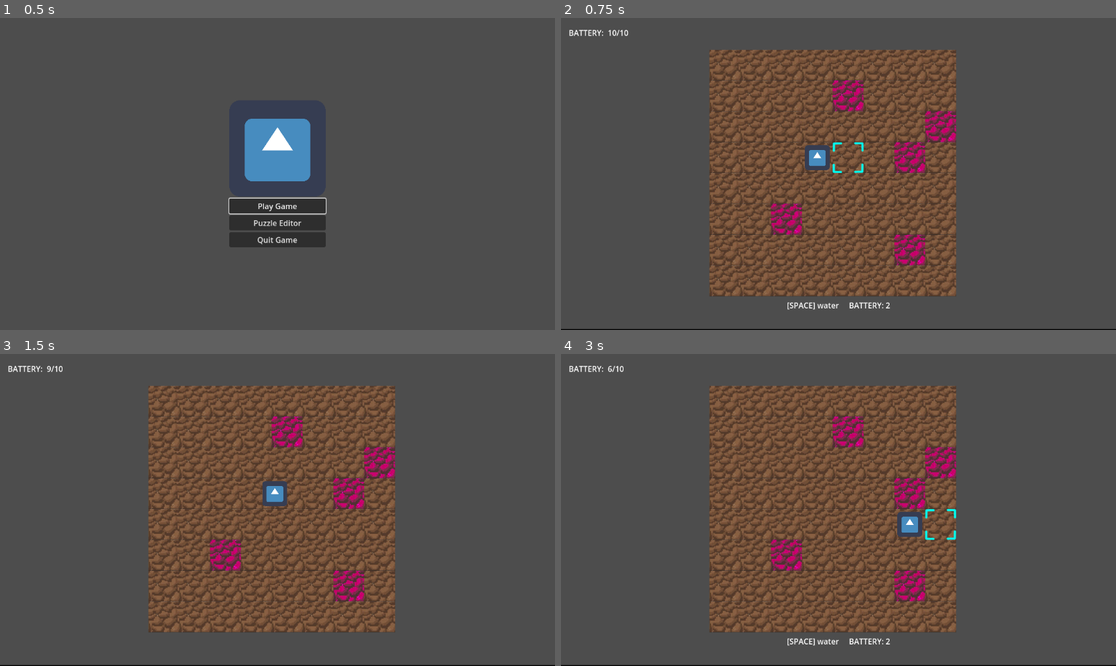
Above: before the commit, frames 1-4 (two rows, left to right).
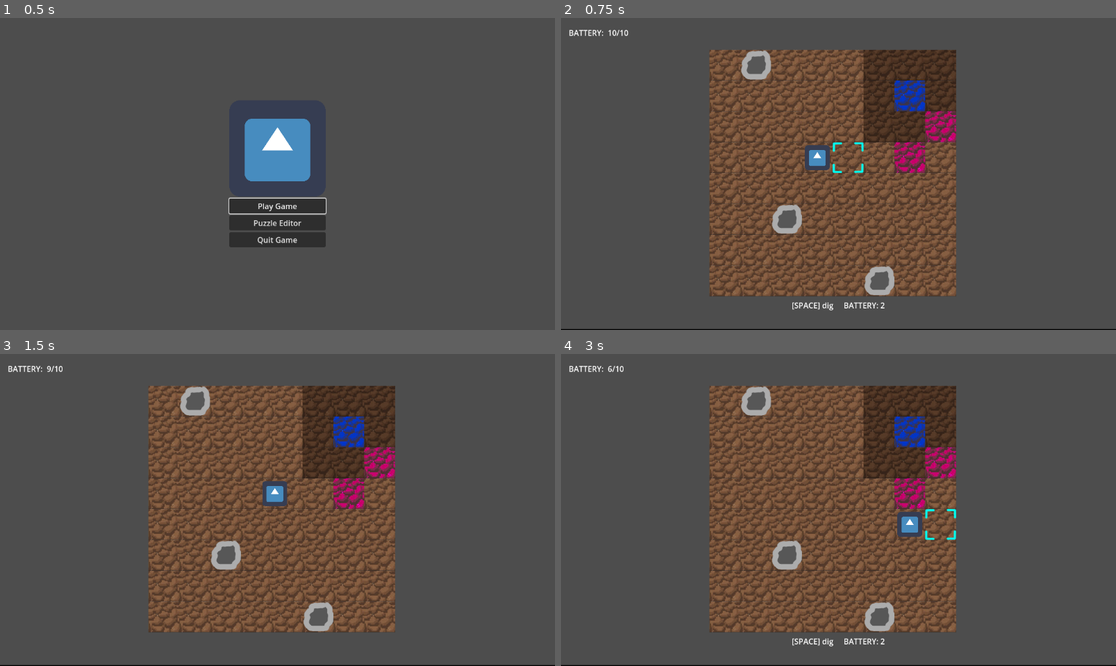
Above: after the commit, the same moments.

Repository: bardunbar/galway-game-jam-23
Game: Godot game, scene res://screens/main_menu/main_menu_scene.tscn
The game is run twice, just before and just after one commit, with the same random seed, the same clock (stepped at 60 frames per second) and the same inputs. The engine's default icon, where the game draws it, is replaced by a stand-in: a white triangle on a blue panel in a dark square.
Inputs:
- Up to frame 1 (0.5 s): no input
- Up to frame 2 (0.75 s): click "Play Game" at 0.5 s
- Up to frame 3 (1.5 s): tap Enter at 1.25 s; hold Right (move_right) from 1.28 s (still down); tap Space (Action_1) at 1.35 s
- Up to frame 4 (3 s): release Right (move_right) at 2.03 s; hold Down (move_down) 2.03-2.78 s; tap Ctrl (Action_2) at 2.1 s; hold Right (move_right) from 2.78 s (still down); tap Space (Action_1) at 2.85 s

Frame 1 is identical in both runs. In frame 2, 6.7% of the frame differs, in the area x 32-72%, y 10-94%; in frame 3, 6.4%; in frame 4, 6.7%.

Commit message:
Adds spreading ooze, rocks and dig mechanic.

Diff:
--- a/project/screens/game/game_script.gd
+++ b/project/screens/game/game_script.gd
@@ -24,7 +24,9 @@
 	player.initialize(self)
 	hud.update_action_points(action_points, action_points)
 	hud.on_mid_blink.connect(_on_mid_blink)
-	grid.make_random_toxic_tiles(5)
+	grid.make_random_tiles(3, TileGlobals.TILE_TYPE.TOXIC)
+	grid.make_random_tiles(1, TileGlobals.TILE_TYPE.WATER)
+	grid.make_random_tiles(3, TileGlobals.TILE_TYPE.ROCK)
 	return
 
 func _on_action_points_changed(new_action_points: int):
--- a/project/screens/game/globals/tile_globals.gd
+++ b/project/screens/game/globals/tile_globals.gd
@@ -8,12 +8,16 @@
 	IRRIGATED,
 	TOXIC,
 	CLEAN,
+	ROCK,
+	HOLE,
 }
 
 enum TILE_ACTION {
 	PLANT,
 	CLEAN,
 	WATER,
+	DIG,
+	TOXIC,
 }
 
 class TileActionInformation:
@@ -28,4 +32,5 @@
 	TILE_ACTION.CLEAN: TileActionInformation.new("clean", 2),
 	TILE_ACTION.WATER: TileActionInformation.new("water", 2),
 	TILE_ACTION.PLANT: TileActionInformation.new("plant", 2),
+	TILE_ACTION.DIG: TileActionInformation.new("dig", 2),
 }
--- a/project/screens/game/grid/grid.gd
+++ b/project/screens/game/grid/grid.gd
@@ -11,13 +11,18 @@
 var game: GameScript
 var current_tiles: Array[Array]
 
-func make_random_toxic_tiles(num_tiles: int):
+func make_random_tiles(num_tiles: int, tile_action: TileGlobals.TILE_TYPE):
 	for i in range(num_tiles):
 		var random_x = randi_range(0, grid_width - 1)
 		var random_y = randi_range(0, grid_height - 1)
 
 		var tile: Tile = get_tile(random_x, random_y)
-		tile.do_toxic_action()
+		if tile_action == TileGlobals.TILE_TYPE.TOXIC:
+			tile.do_toxic_action()
+		elif tile_action == TileGlobals.TILE_TYPE.WATER:
+			tile._do_water_action()
+		elif tile_action == TileGlobals.TILE_TYPE.ROCK:
+			tile.do_rock_action()
 
 func blink() -> void:
 	for row in current_tiles:
@@ -26,13 +31,21 @@
 			tile.blink()
 
 func get_num_trees() -> int:
-	var num_trees: int = 0
+	return get_tiles_of_type(TileGlobals.TILE_TYPE.TREE).size()
+
+func get_num_toxic() -> int:
+	return get_tiles_of_type(TileGlobals.TILE_TYPE.TOXIC).size()
+
+func get_tiles_of_type(tile_type: TileGlobals.TILE_TYPE):
+	var tiles: Array[Tile]
 	for row in current_tiles:
 		for object in row:
 			var tile: Tile = object as Tile
-			if tile.current_state == TileGlobals.TILE_TYPE.TREE:
-				num_trees += 1
-	return num_trees
+			if tile.current_state == tile_type:
+				tiles.append(tile)
+
+	return tiles
+
 
 func get_tile(x: int, y: int) -> Tile:
 	if !is_valid_tile_loc(x, y):
@@ -55,7 +68,7 @@
 		return false
 
 	var tile: Tile = get_tile(x, y)
-	if tile.current_state == TileGlobals.TILE_TYPE.TREE:
+	if tile.current_state == TileGlobals.TILE_TYPE.TREE || tile.current_state == TileGlobals.TILE_TYPE.ROCK:
 		return false
 
 	return true
--- a/project/screens/game/grid/tile.gd
+++ b/project/screens/game/grid/tile.gd
@@ -10,6 +10,8 @@
 @export var watered_ground_texture: Texture
 @export var seed_texture: Texture
 @export var tree_texture: Texture
+@export var hole_texture: Texture
+@export var rock_texture: Texture
 @export var highlight_texture: Texture
 
 var grid: Grid
@@ -18,12 +20,36 @@
 var pending_actions: Array[TileGlobals.TILE_ACTION]
 
 func blink() -> void:
+	if pending_actions.find(TileGlobals.TILE_ACTION.TOXIC) != -1:
+		do_toxic_action(false)
+		pending_actions.clear()
+		return
+
 	if current_state == TileGlobals.TILE_TYPE.SEED:
 		do_tree_action()
-		if pending_actions.find(TileGlobals.TILE_TYPE.TOXIC) != -1:
-			do_toxic_action()
+
+	if current_state == TileGlobals.TILE_TYPE.WATER:
+		spread_water(self)
+
 
 	pending_actions.clear()
+
+func spread_water(tile: Tile):
+	var cardinal_tiles: Array[Tile] = tile._get_cardinal_tiles()
+	for cardinal_tile in cardinal_tiles:
+		if cardinal_tile == null:
+			continue
+
+		if cardinal_tile.current_state != TileGlobals.TILE_TYPE.HOLE:
+			continue
+
+		if cardinal_tile.pending_actions.find(TileGlobals.TILE_ACTION.TOXIC) != -1:
+			continue
+
+		cardinal_tile._do_water_action()
+		spread_water(cardinal_tile)
+
+	return
 
 func _ready() -> void:
 	highlight_texture_component.texture = highlight_texture
@@ -36,9 +62,10 @@
 	if current_state == TileGlobals.TILE_TYPE.TOXIC:
 		possible_actions.append(TileGlobals.TILE_ACTION.CLEAN)
 	elif current_state == TileGlobals.TILE_TYPE.GROUND:
-		possible_actions.append(TileGlobals.TILE_ACTION.WATER)
+		possible_actions.append(TileGlobals.TILE_ACTION.DIG)
 	elif current_state == TileGlobals.TILE_TYPE.IRRIGATED:
 		possible_actions.append(TileGlobals.TILE_ACTION.PLANT)
+		possible_actions.append(TileGlobals.TILE_ACTION.DIG)
 
 	return possible_actions
 
@@ -49,8 +76,14 @@
 		highlight_texture_component.modulate.a = 0
 
 func can_do_action(action_name: TileGlobals.TILE_ACTION) -> bool:
+	if current_state == TileGlobals.TILE_TYPE.ROCK:
+		return false
+
+	if action_name == TileGlobals.TILE_ACTION.DIG:
+		return current_state == TileGlobals.TILE_TYPE.GROUND || current_state == TileGlobals.TILE_TYPE.IRRIGATED
+
 	if action_name == TileGlobals.TILE_ACTION.WATER:
-		return current_state != TileGlobals.TILE_TYPE.SEED or current_state != TileGlobals.TILE_TYPE.TREE
+		return current_state == TileGlobals.TILE_TYPE.HOLE || current_state == TileGlobals.TILE_TYPE.GROUND || current_state == TileGlobals.TILE_TYPE.IRRIGATED
 
 	if action_name == TileGlobals.TILE_ACTION.PLANT:
 		return current_state == TileGlobals.TILE_TYPE.IRRIGATED
@@ -69,6 +102,8 @@
 		_do_water_action()
 	elif (action_name == TileGlobals.TILE_ACTION.CLEAN):
 		_do_ground_action()
+	elif (action_name == TileGlobals.TILE_ACTION.DIG):
+		do_dig_action()
 
 func _do_ground_action():
 	current_state = TileGlobals.TILE_TYPE.GROUND
@@ -79,6 +114,8 @@
 	current_texture_component.texture = seed_texture
 
 func _do_water_action():
+	if current_state == TileGlobals.TILE_TYPE.ROCK:
+		return
 	current_state = TileGlobals.TILE_TYPE.WATER
 	current_texture_component.texture = water_texture
 
@@ -87,9 +124,14 @@
 		if tile:
 			tile.do_irrigate_action()
 
-func do_toxic_action():
+func do_toxic_action(spread: bool = true):
 	current_state = TileGlobals.TILE_TYPE.TOXIC
 	current_texture_component.texture = toxic_texture
+	var diagonal_tiles: Array[Tile] = _get_diagonal_tiles()
+	if spread:
+		for tile in diagonal_tiles:
+			if tile:
+				tile.pending_actions.append(TileGlobals.TILE_ACTION.TOXIC)
 
 func do_irrigate_action():
 	if current_state != TileGlobals.TILE_TYPE.GROUND:
@@ -101,16 +143,42 @@
 	current_state = TileGlobals.TILE_TYPE.TREE
 	current_texture_component.texture = tree_texture
 
+func do_dig_action():
+	current_state = TileGlobals.TILE_TYPE.HOLE
+	current_texture_component.texture = hole_texture
+
 func _get_surrounding_tiles() -> Array[Tile]:
 	var surrounding_tiles: Array[Tile] = []
 
-	surrounding_tiles.append(grid.get_tile(grid_position.x, grid_position.y + 1))
-	surrounding_tiles.append(grid.get_tile(grid_position.x, grid_position.y - 1))
-	surrounding_tiles.append(grid.get_tile(grid_position.x + 1, grid_position.y + 1))
-	surrounding_tiles.append(grid.get_tile(grid_position.x - 1, grid_position.y - 1))
-	surrounding_tiles.append(grid.get_tile(grid_position.x + 1, grid_position.y))
-	surrounding_tiles.append(grid.get_tile(grid_position.x - 1, grid_position.y))
-	surrounding_tiles.append(grid.get_tile(grid_position.x + 1, grid_position.y - 1))
-	surrounding_tiles.append(grid.get_tile(grid_position.x - 1, grid_position.y + 1))
+	var cardinal_tiles = _get_cardinal_tiles()
+	for cardinal_tile in cardinal_tiles:
+		surrounding_tiles.append(cardinal_tile)
+
+	var diagonal_tiles = _get_diagonal_tiles()
+	for diagonal_tile in diagonal_tiles:
+		surrounding_tiles.append(diagonal_tile)
 
 	return surrounding_tiles
+
+func do_rock_action():
+	current_state = TileGlobals.TILE_TYPE.ROCK
+	current_texture_component.texture = rock_texture
+
+
+func _get_cardinal_tiles() -> Array[Tile]:
+	var cardinal_tiles: Array[Tile] = []
+	cardinal_tiles.append(grid.get_tile(grid_position.x, grid_position.y + 1))
+	cardinal_tiles.append(grid.get_tile(grid_position.x, grid_position.y - 1))
+	cardinal_tiles.append(grid.get_tile(grid_position.x + 1, grid_position.y))
+	cardinal_tiles.append(grid.get_tile(grid_position.x - 1, grid_position.y))
+
+	return cardinal_tiles
+
+func _get_diagonal_tiles() -> Array[Tile]:
+	var diagonal_tiles: Array[Tile] = []
+	diagonal_tiles.append(grid.get_tile(grid_position.x + 1, grid_position.y + 1))
+	diagonal_tiles.append(grid.get_tile(grid_position.x - 1, grid_position.y - 1))
+	diagonal_tiles.append(grid.get_tile(grid_position.x + 1, grid_position.y - 1))
+	diagonal_tiles.append(grid.get_tile(grid_position.x - 1, grid_position.y + 1))
+
+	return diagonal_tiles
--- a/project/screens/game/grid/tile.tscn
+++ b/project/screens/game/grid/tile.tscn
@@ -8,6 +8,8 @@
 [ext_resource type="Texture2D" uid="uid://baha6cyrx3v11" path="res://assets/textures/TileHighlight.png" id="5_ylbef"]
 [ext_resource type="Texture2D" uid="uid://crw7yk25cjj5y" path="res://assets/textures/seeds_placeholder_texture.png" id="6_f8h2w"]
 [ext_resource type="Texture2D" uid="uid://bepaib6x7j04" path="res://assets/textures/tree_placeholder_texture.png" id="7_q4v6p"]
+[ext_resource type="Texture2D" uid="uid://c6mhwnkcpj0sx" path="res://assets/textures/hole_placeholder_texture.png" id="8_q4v6p"]
+[ext_resource type="Texture2D" uid="uid://b3nuvi7xb8pwm" path="res://assets/textures/rock_placeholder_texture.png" id="9_cbw23"]
 
 [node name="Tile" type="Node2D"]
 script = ExtResource("1_6oxcn")
@@ -17,6 +19,8 @@
 watered_ground_texture = ExtResource("5_dfmno")
 seed_texture = ExtResource("6_f8h2w")
 tree_texture = ExtResource("7_q4v6p")
+hole_texture = ExtResource("8_q4v6p")
+rock_texture = ExtResource("9_cbw23")
 highlight_texture = ExtResource("5_ylbef")
 
 [node name="CurrentTexture" type="Sprite2D" parent="."]
Binary file added: project/assets/textures/hole_placeholder_texture.png
Not shown, added: project/assets/textures/hole_placeholder_texture.png.import
Binary file added: project/assets/textures/rock_placeholder_texture.png
Not shown, added: project/assets/textures/rock_placeholder_texture.png.import
Not shown: 1 places in project/screens/game/grid/tile.tscn that only renumber resources
